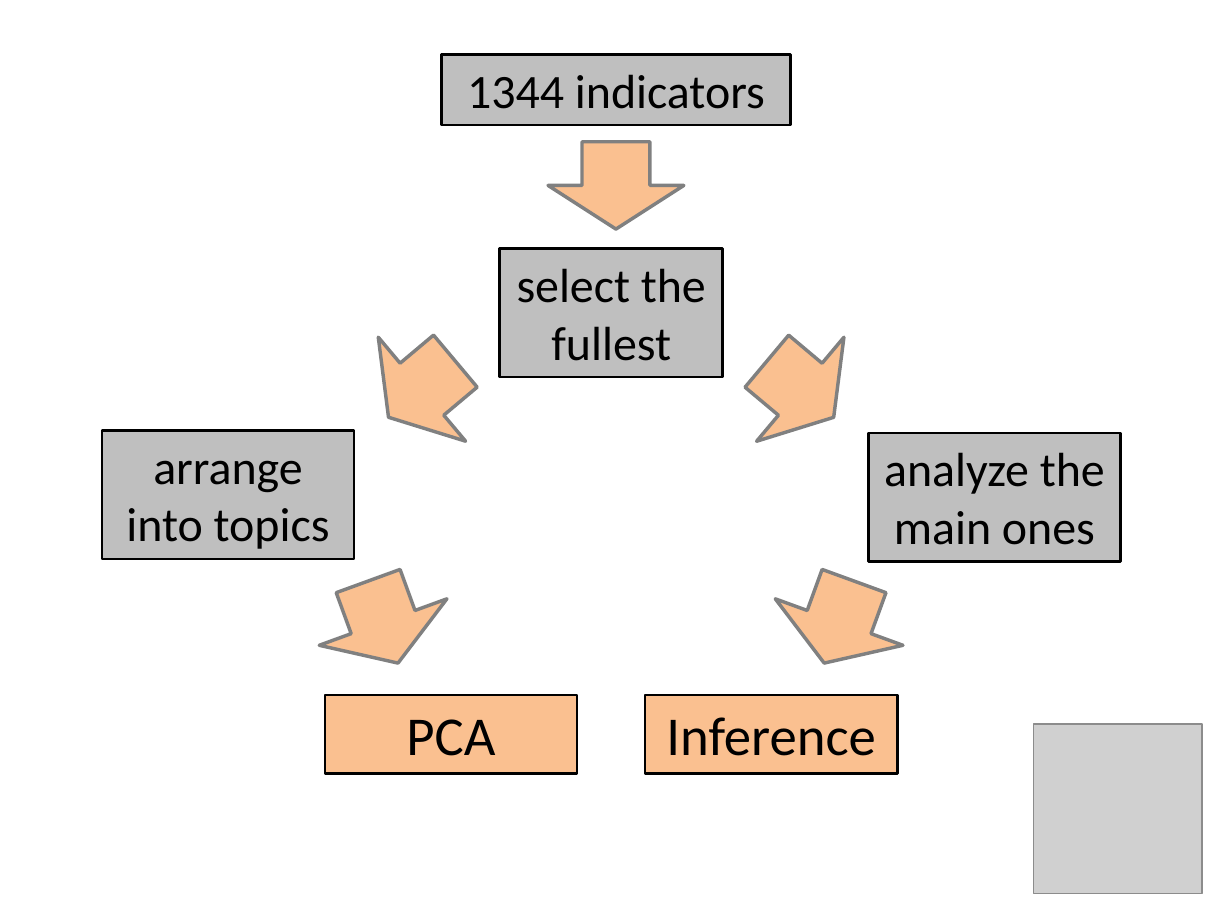
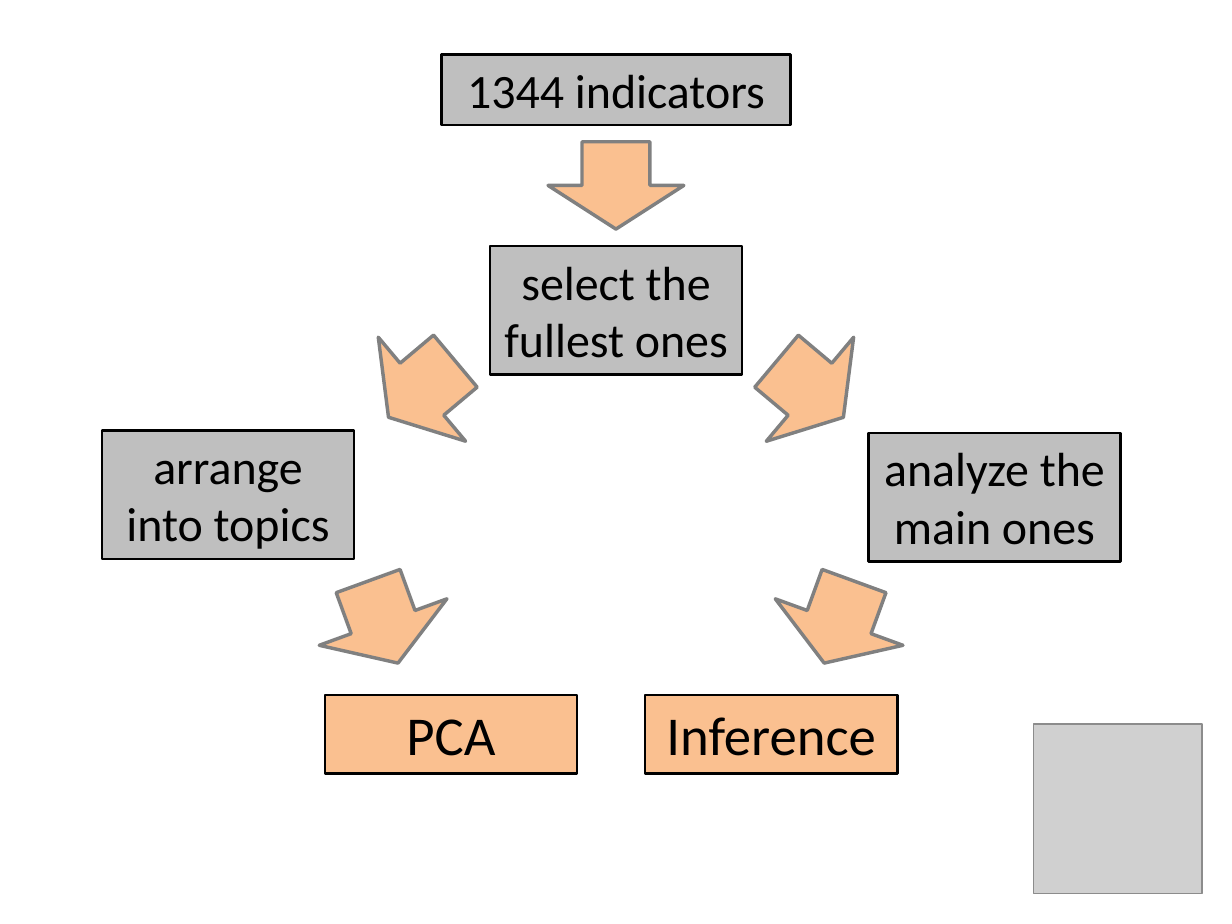
Before and after one commit to skiamu/StatApp_test, a slide deck: slide 3 of second_presentation/PPT/12_WDI_30-5.pptx. Drawn at 1232x924 pixels with LibreOffice and Linux fonts; fonts in the diff are those of the drawing; grey boxes stand for pictures. Boxes give left, top, right and bottom in pixels: in the first picture for what was removed or moved away, otherwise in the second. Text is boxed around its words. In the diff, an @@ line names an element or a change of style, - is before the commit and + after.

```diff
--- a/second_presentation/PPT/12_WDI_30-5.pptx
+++ b/second_presentation/PPT/12_WDI_30-5.pptx
@@ rectangle "select the fullest ones": place and size @@
-rectangle "select the fullest ones" at <box>500,249,723,377</box>
+rectangle "select the fullest ones" at <box>490,246,743,375</box>
@@ text in rectangle at <box>504,266,728,358</box>: text changed @@
-select the fullest
+select the fullest ones
@@ down arrow: place and size @@
-down arrow at <box>732,346,867,434</box>
+down arrow at <box>742,346,877,434</box>
```
Also in this commit, not shown: 1 other slide changed, 1 other file.
